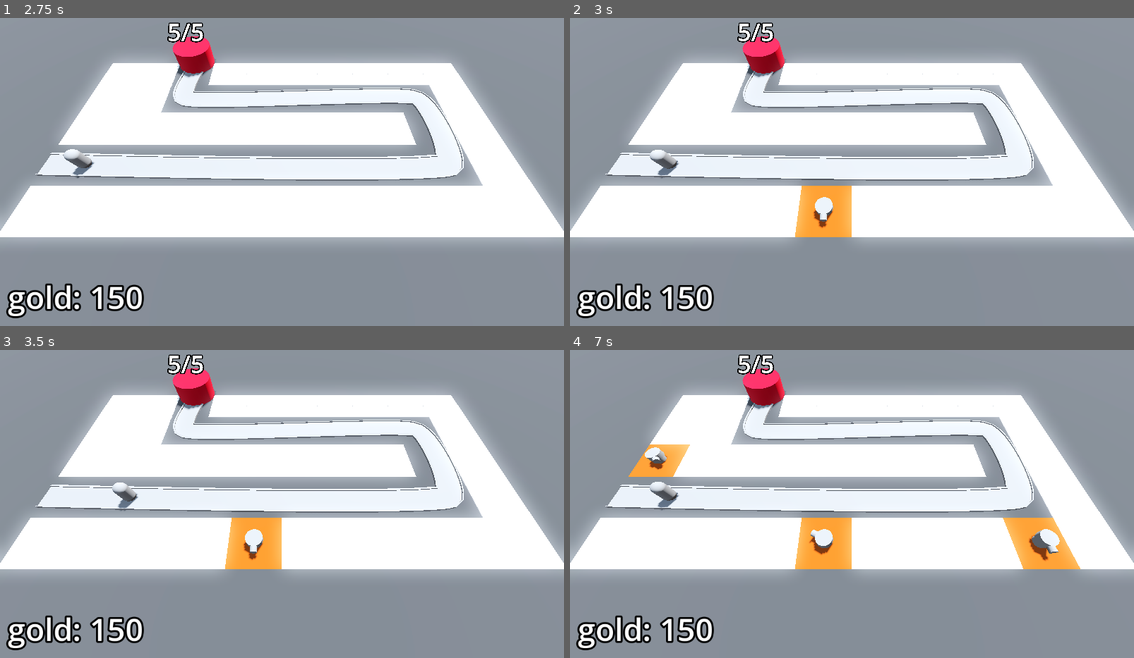
Above: before the commit, frames 1-4 (two rows, left to right).
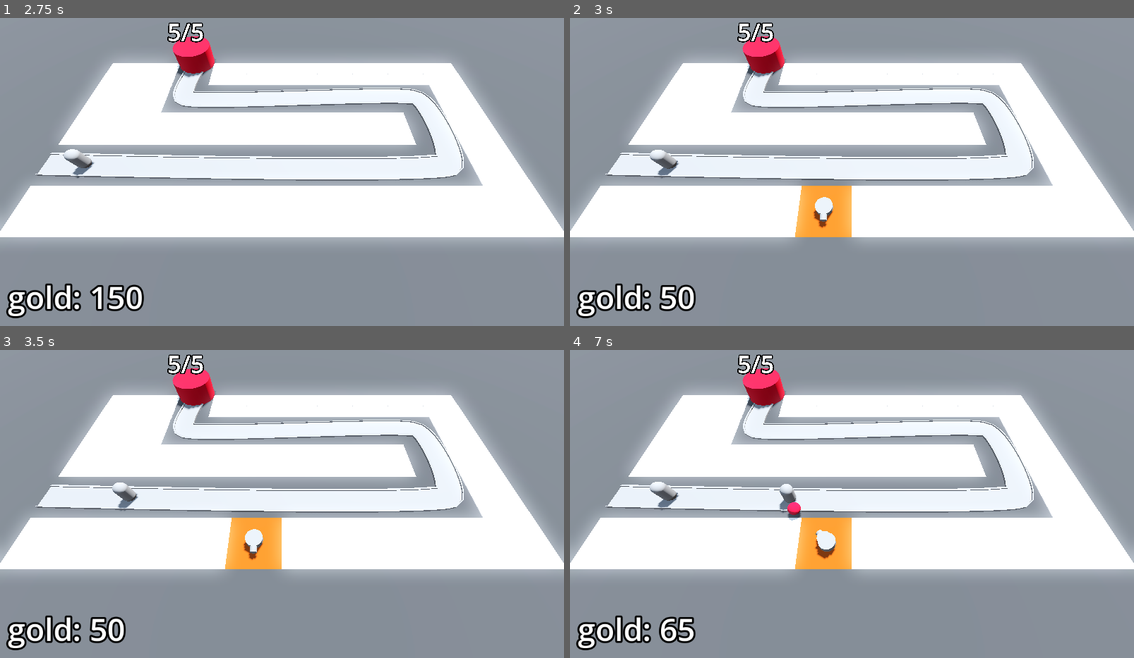
Above: after the commit, the same moments.

Repository: BerkayOzercan/Tutorial-Godot-Barbarian-Blaster
Game: Godot game, scene res://BaseLevel.tscn
Two runs of this game, one before a commit and one after it. Both use one fixed random seed, a clock stepped at 60 frames per second and the inputs below.
Inputs (mouse positions are in pixels of both pictures, inside the frame that each line leads up to):
- Up to frame 1 (2.75 s): tap Enter at 0.5, 2 s; move the mouse to (406, 150) at 0.52 s; click (406, 150) at 0.6 s; tap Space at 1.25 s; move the mouse to (169, 184) at 1.27 s; click (169, 184) at 1.35 s; move the mouse to (338, 98) at 2.02 s; click (338, 98) at 2.1 s
- Up to frame 2 (3 s): move the mouse to (823, 230) at 2.77 s; click (823, 230) at 2.85 s
- Up to frame 3 (3.5 s): no input
- Up to frame 4 (7 s): move the mouse to (1021, 547) at 3.52 s; click (1021, 547) at 3.6 s; move the mouse to (682, 451) at 4.27 s; click (682, 451) at 4.35 s; move the mouse to (880, 500) at 5.02 s; click (880, 500) at 5.1 s; move the mouse to (767, 420) at 5.77 s; click (767, 420) at 5.85 s; move the mouse to (976, 482) at 6.52 s; click (976, 482) at 6.6 s

Frame 1 is identical in both runs. In frame 2, 0.6% of the frame differs, in the area x 15-26%, y 86-96%; in frame 3, 0.6%; in frame 4, 3.3%, in the area x 10-91%, y 30-96%.

Commit message:
Edit : earning spending money

Diff:
--- a/BaseLevel.tscn
+++ b/BaseLevel.tscn
@@ -119,7 +119,7 @@
 enemy_path = NodePath("../EnemyPath")
 turret = ExtResource("6_c203q")
 
-[node name="Bank" type="MarginContainer" parent="."]
+[node name="Bank" type="MarginContainer" parent="." groups=["Bank"]]
 anchors_preset = 15
 anchor_right = 1.0
 anchor_bottom = 1.0
--- a/Enemy/enemy.gd
+++ b/Enemy/enemy.gd
@@ -2,8 +2,10 @@
 
 @export var max_health: int = 50
 @export var speed: float
+@export var gold_value := 15
 
 @onready var animation_player: AnimationPlayer = $AnimationPlayer
+@onready var bank = get_tree().get_first_node_in_group("Bank")
 
 var current_health: int:
 	set(health_in):
@@ -11,6 +13,7 @@
 			animation_player.play("TakeDamage")
 		current_health = health_in
 		if current_health < 1:
+			bank.gold += gold_value
 			queue_free()
 
 @onready var base = get_tree().get_first_node_in_group("base")
--- a/RayPickerCamera/ray_picker_camera.gd
+++ b/RayPickerCamera/ray_picker_camera.gd
@@ -2,8 +2,10 @@
 
 @export var gridMap: GridMap
 @export var turret_manager: Node3D
+@export var turret_cost := 100
 
 @onready var ray_cast_3d: RayCast3D = $RayCast3D
+@onready var bank = get_tree().get_first_node_in_group("Bank")
 
 
 # Called every frame. 'delta' is the elapsed time since the previous frame.
@@ -13,16 +15,19 @@
 	ray_cast_3d.force_raycast_update()
 
 	if ray_cast_3d.is_colliding():
-		Input.set_default_cursor_shape(Input.CURSOR_POINTING_HAND)
-		var collider = ray_cast_3d.get_collider()
-		if collider is GridMap:
-			if Input.is_action_just_pressed("click"):
-				var collision_point = ray_cast_3d.get_collision_point()
-				var cell = gridMap.local_to_map(collision_point)
-				if gridMap.get_cell_item(cell) == 0:
-					gridMap.set_cell_item(cell, 1)
-					var tile_position = gridMap.map_to_local(cell)
-					turret_manager.build_turret(tile_position)
-					print("Test")
+		if bank.gold >= turret_cost:
+			Input.set_default_cursor_shape(Input.CURSOR_POINTING_HAND)
+			var collider = ray_cast_3d.get_collider()
+			if collider is GridMap:
+				if Input.is_action_just_pressed("click"):
+					var collision_point = ray_cast_3d.get_collision_point()
+					var cell = gridMap.local_to_map(collision_point)
+					if gridMap.get_cell_item(cell) == 0:
+						gridMap.set_cell_item(cell, 1)
+						var tile_position = gridMap.map_to_local(cell)
+						turret_manager.build_turret(tile_position)
+						bank.gold -= turret_cost
+		else:
+			Input.set_default_cursor_shape(Input.CURSOR_ARROW)
 	else:
 		Input.set_default_cursor_shape(Input.CURSOR_ARROW)
Not shown: 4 places in MeshLibrary/SpaceLibrary.tres that only renumber resources
